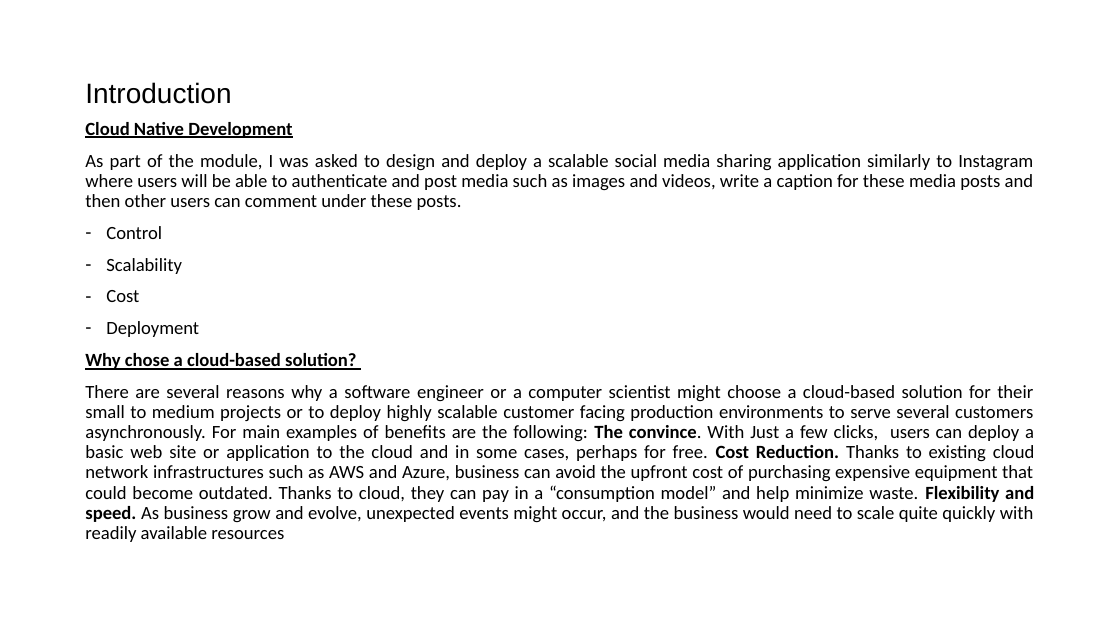
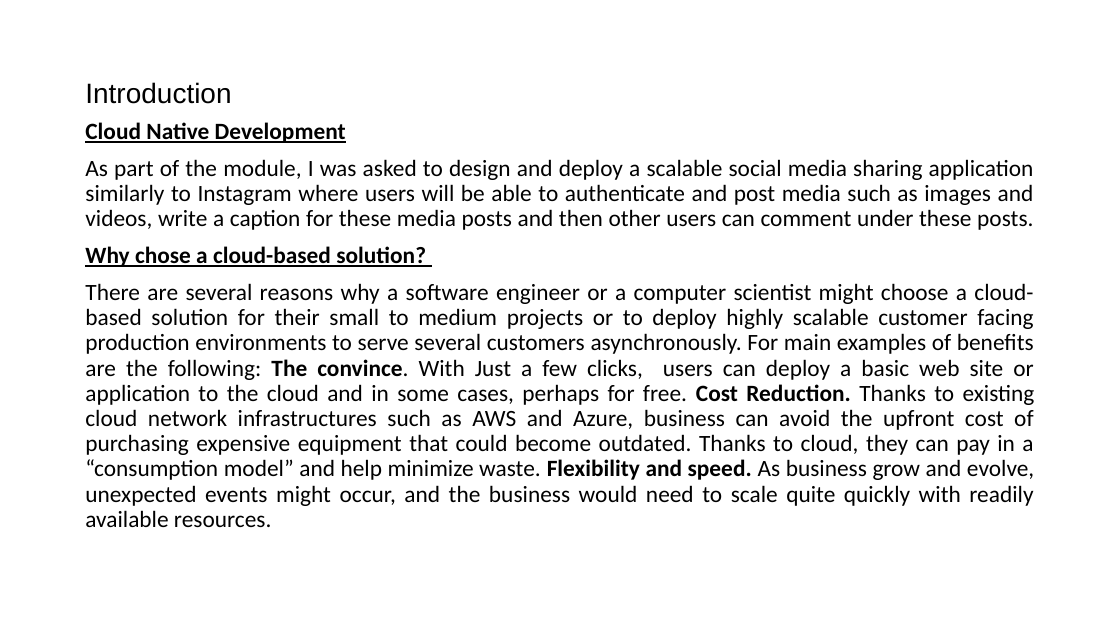
Before and after one commit to DevTobsterr/COM682, a slide deck: slide 2 of Cloud Native Development.pptx. Drawn at 1120x630 pixels with LibreOffice and Linux fonts; fonts in the diff are those of the drawing. Boxes give left, top, right and bottom in pixels: in the first picture for what was removed or moved away, otherwise in the second. Text is boxed around its words. In the diff, an @@ line names an element or a change of style, - is before the commit and + after.

```diff
--- a/Cloud Native Development.pptx
+++ b/Cloud Native Development.pptx
@@ text at [85, 122, 1034, 267]: size 16 to 20 pt in "Cloud Native Development", "As part of the module, I was ...", "Why chose a cloud-based solution?" @@
@@ text at [106, 226, 199, 337]: paragraphs removed @@
-– Control
-– Scalability
-– Cost
-– Deployment
@@ text at [85, 283, 1035, 527]: text changed; size 16 to 20 pt @@
-There are several reasons why a software engineer or a computer scientist might choose a cloud-based solution for their small to medium projects or to deploy highly scalable customer facing production environments to serve several customers asynchronously. For main examples of benefits are the following: The convince. With Just a few clicks, users can deploy a basic web site or application to the cloud and in some cases, perhaps for free. Cost Reduction. Thanks to existing cloud network infrastructures such as AWS and Azure, business can avoid the upfront cost of purchasing expensive equipment that could become outdated. Thanks to cloud, they can pay in a “consumption model” and help minimize waste. Flexibility and speed. As business grow and evolve, unexpected events might occur, and the business would need to scale quite quickly with readily available resources
+There are several reasons why a software engineer or a computer scientist might choose a cloud-based solution for their small to medium projects or to deploy highly scalable customer facing production environments to serve several customers asynchronously. For main examples of benefits are the following: The convince. With Just a few clicks, users can deploy a basic web site or application to the cloud and in some cases, perhaps for free. Cost Reduction. Thanks to existing cloud network infrastructures such as AWS and Azure, business can avoid the upfront cost of purchasing expensive equipment that could become outdated. Thanks to cloud, they can pay in a “consumption model” and help minimize waste. Flexibility and speed. As business grow and evolve, unexpected events might occur, and the business would need to scale quite quickly with readily available resources.
```
Also in this commit, not shown: 5 other slides changed, 4 slides added, 1 slide removed, 1 other file.
